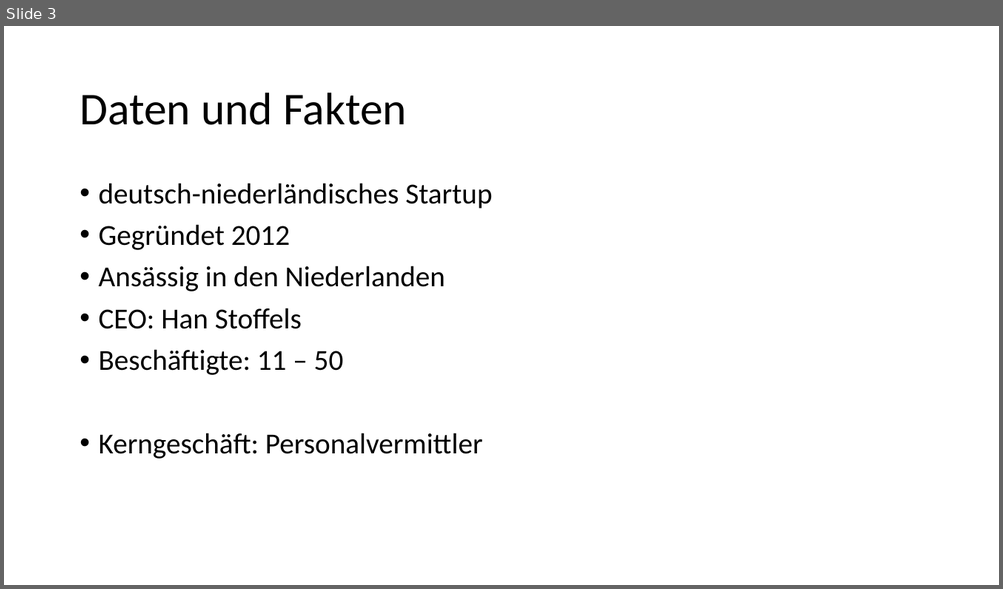
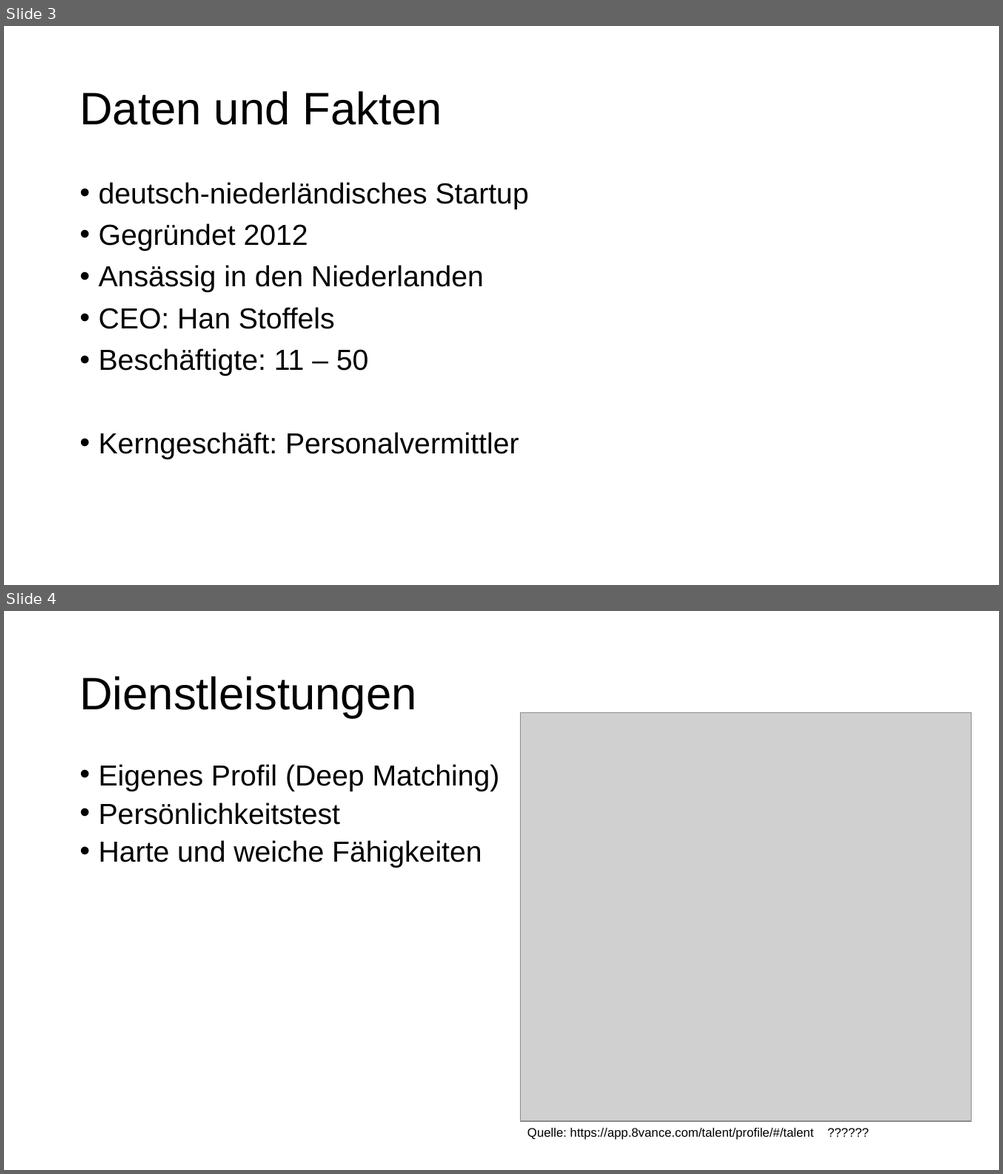
Before and after one commit to Fewa93/8vance, a slide deck: 8vance.pptx. Shown one above the other, each under a label of ours: slide 3 before the commit, slides 3 and 4 after it. The pictures are 1003x589 and 1003x1174 pixels, drawn with LibreOffice and Linux fonts; fonts in the diff are those of the drawing; grey boxes stand for pictures. Boxes give left, top, right and bottom in pixels: in the first picture for what was removed or moved away, otherwise in the second. Text is boxed around its words. In the diff, an @@ line names an element or a change of style, - is before the commit and + after.

```diff
--- a/8vance.pptx
+++ b/8vance.pptx
@@ slide 4 added at (x1=4, y1=611, x2=999, y2=1170), background #FFFFFF @@
@@ title added at (x1=79, y1=676, x2=416, y2=718), 44 pt, text #000000 @@
+Dienstleistungen
@@ picture added at (x1=521, y1=712, x2=972, y2=1122) @@
@@ text added at (x1=99, y1=764, x2=500, y2=868), 28 pt, text #000000 @@
+• Eigenes Profil (Deep Matching)
+• Persönlichkeitstest
+• Harte und weiche Fähigkeiten
@@ text added at (x1=527, y1=1128, x2=814, y2=1140), 12 pt, text #000000 @@
+Quelle: https://app.8vance.com/talent/profile/#/talent ??????
@@ slide 3 changed as well @@
@@ title "Daten und Fakten" at (x1=79, y1=91, x2=442, y2=125): font Calibri to Arial @@
@@ text "deutsch-niederländisches Startup" at (x1=99, y1=182, x2=529, y2=460): font Calibri to Arial @@
```
Also in this commit, not shown: 4 other slides changed, 9 other slides added, 9 other files.
